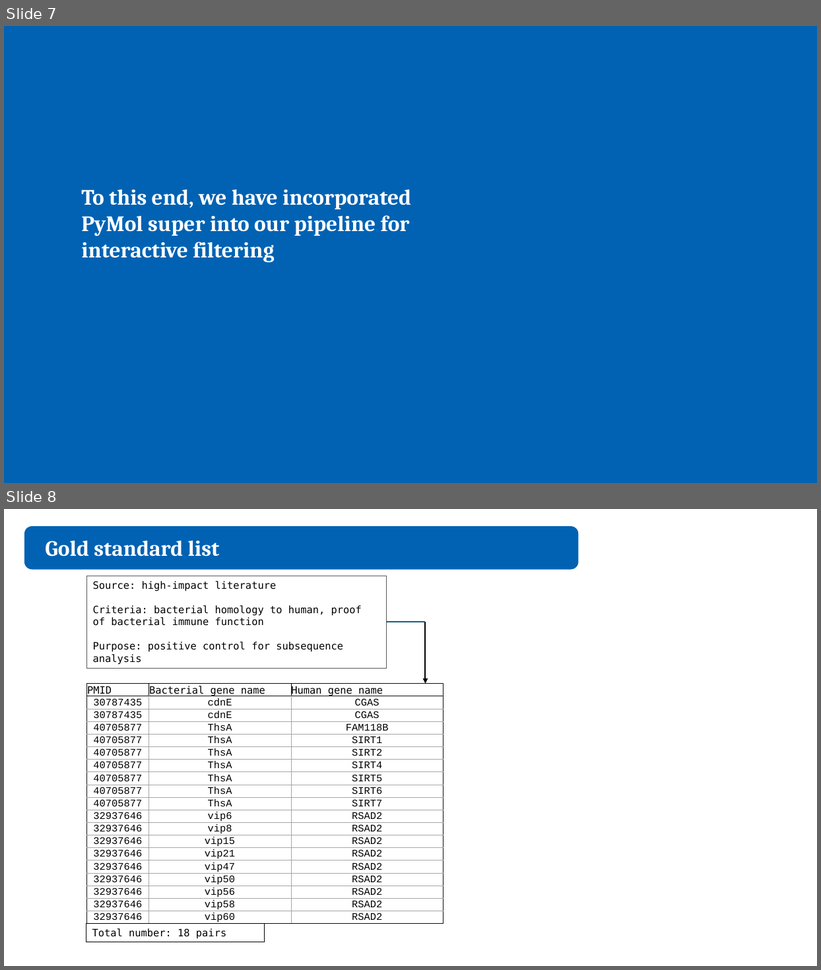
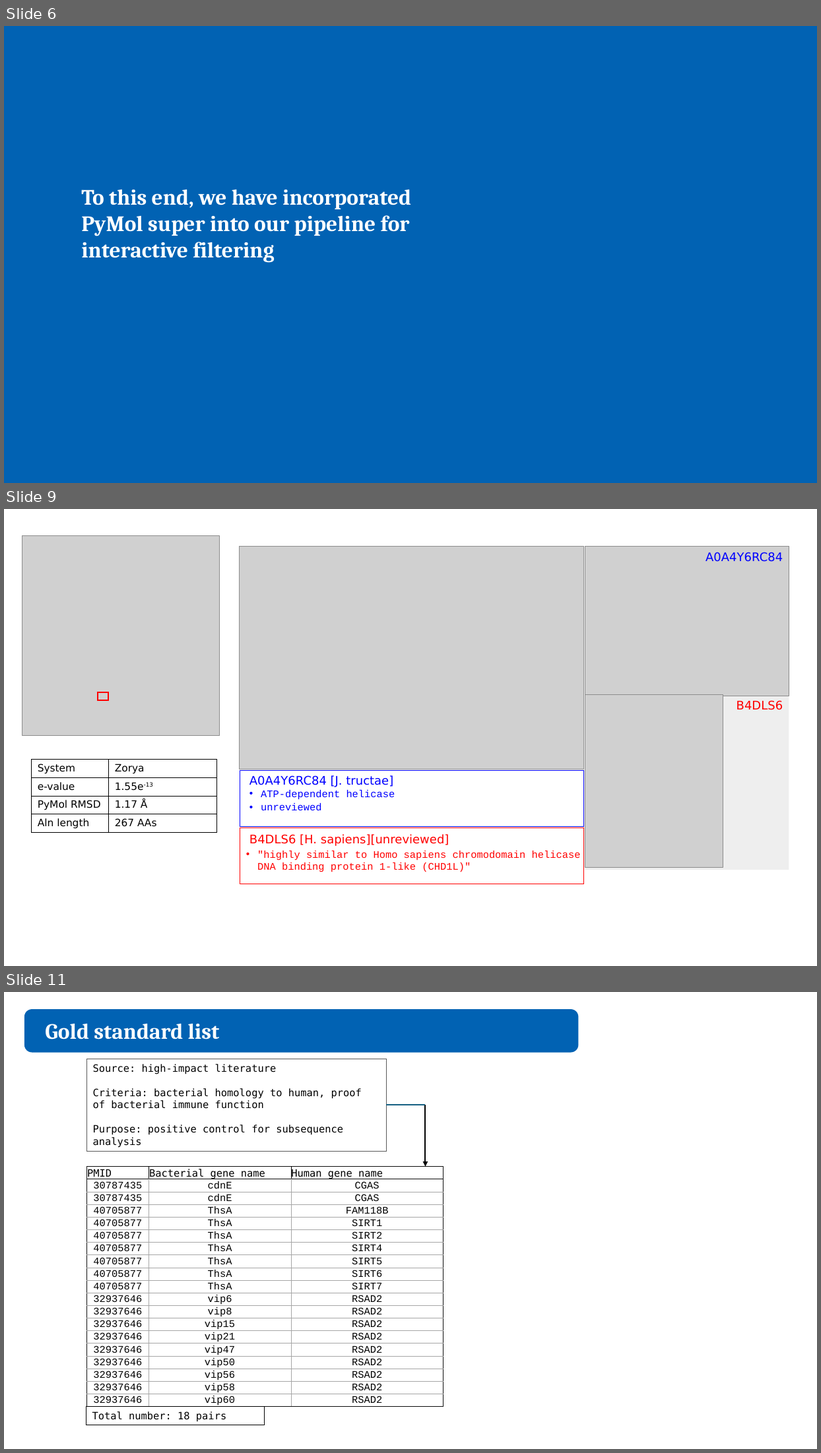
Before and after one commit to juliandeanmoran/BISSH, a slide deck: reports/2026-04-10_projectUpdate_2_jmoran.pptx. Shown one above the other, each under a label of ours: slides 7 and 8 before the commit, slides 6, 9 and 11 after it; the slides between them are not shown. The pictures are 821x970 and 821x1453 pixels, drawn with LibreOffice and Linux fonts; fonts in the diff are those of the drawing; grey boxes stand for pictures. Boxes give left, top, right and bottom in pixels: in the first picture for what was removed or moved away, otherwise in the second. Text is boxed around its words. In the diff, an @@ line names an element or a change of style, - is before the commit and + after.

Commit message:
Added slides showcasing structrually aligned highlights from the PyMOL, e-value scatter.

```diff
--- a/reports/2026-04-10_projectUpdate_2_jmoran.pptx
+++ b/reports/2026-04-10_projectUpdate_2_jmoran.pptx
@@ slide 9 added at [4, 509, 817, 966], background #FFFFFF @@
@@ picture added at [22, 536, 219, 735] @@
@@ picture added at [240, 546, 584, 770] @@
@@ picture added at [585, 546, 789, 696] @@
@@ text added at [706, 552, 783, 562], 14 pt, text #0000FF @@
+A0A4Y6RC84
@@ rectangle added at [98, 692, 109, 700], outline #FF0000 1.5 pt @@
@@ rectangle added at [585, 695, 789, 870], fill #EEEEEE @@
@@ picture added at [585, 694, 723, 867] @@
@@ text added at [737, 700, 783, 710], 14 pt, text #FF0000 @@
+B4DLS6
@@ table added at [32, 760, 217, 833], 4 rows, 2 columns @@
+System | Zorya
+e-value | 1.55e-13
+PyMol RMSD | 1.17 Å
+Aln length | 267 AAs
@@ rectangle added at [240, 770, 584, 827], outline #0000FF 0.5 pt @@
@@ text added at [250, 776, 393, 788], 14 pt, text #0000FF @@
+A0A4Y6RC84 [J. tructae]
@@ text added at [261, 790, 395, 800], 12 pt, text #0000FF @@
+• ATP-dependent helicase
@@ text added at [261, 803, 321, 811], 12 pt, text #0000FF @@
+• unreviewed
@@ rectangle added at [240, 828, 584, 884], outline #FF0000 0.5 pt @@
@@ text added at [250, 834, 450, 846], 14 pt, text #FF0000 @@
+B4DLS6 [H. sapiens][unreviewed]
@@ text added at [257, 851, 581, 873], 12 pt, text #FF0000 @@
+• "highly similar to Homo sapiens chromodomain helicase DNA binding protein 1-like (CHD1L)"
@@ what was slide 7 is now slide 6 @@
@@ what was slide 8 is now slide 11 @@
```
Also in this commit, not shown: 2 slides changed, 4 other slides added, 1 slide removed, 4 other files.
